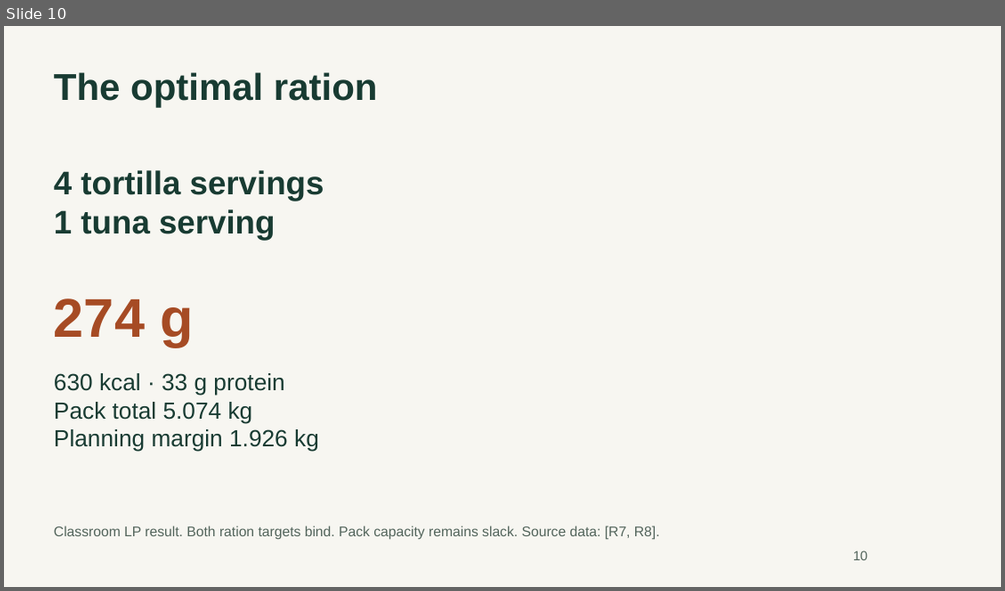
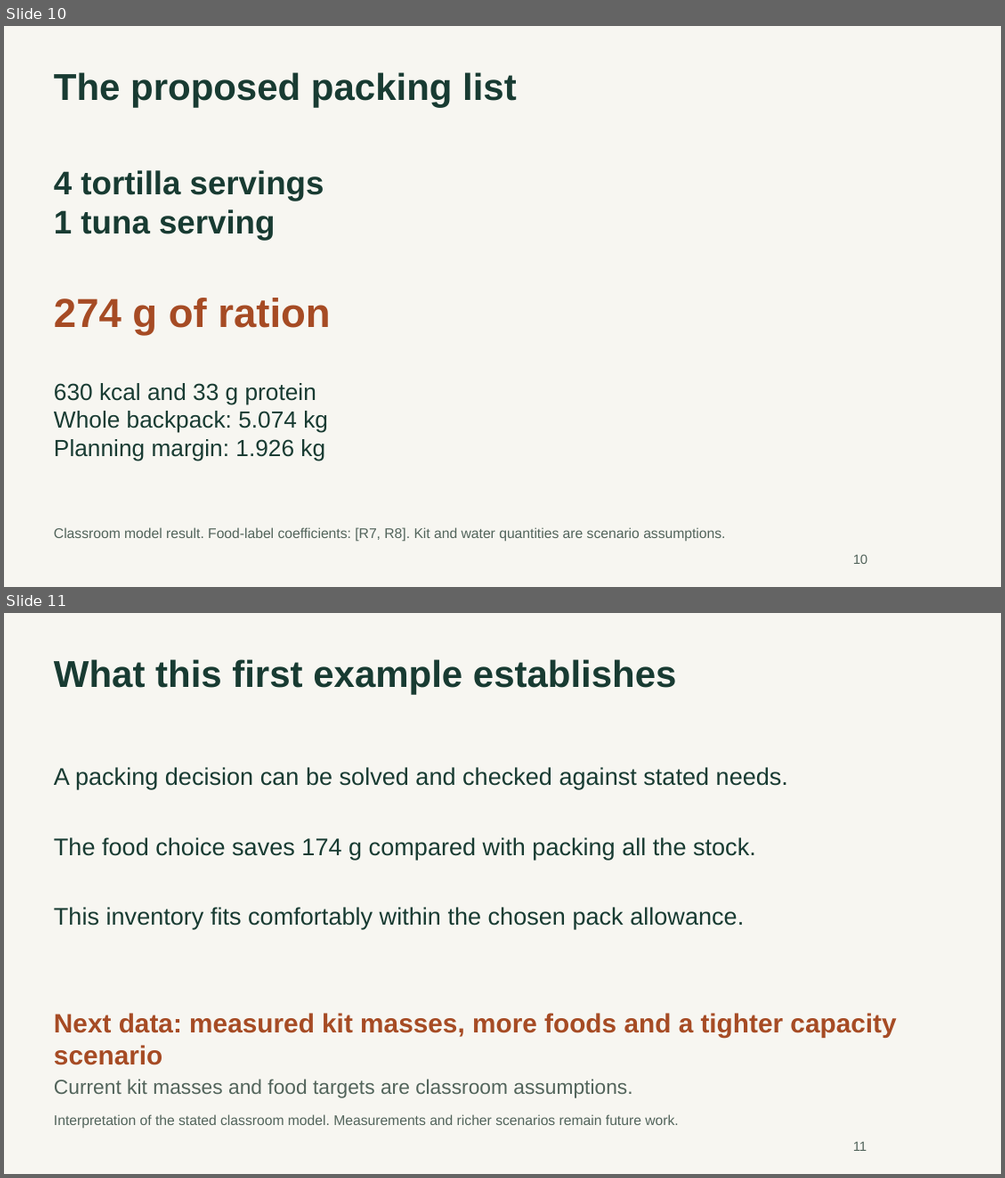
Before and after one commit to mavroul1s/TrailBalance, a slide deck: presentations/milestone-01/TrailBalance-Milestone-01.pptx. Shown one above the other, each under a label of ours: slide 10 before the commit, slides 10 and 11 after it. The pictures are 1005x591 and 1005x1178 pixels, drawn with LibreOffice and Linux fonts; fonts in the diff are those of the drawing. Boxes give left, top, right and bottom in pixels: in the first picture for what was removed or moved away, otherwise in the second. Text is boxed around its words. In the diff, an @@ line names an element or a change of style, - is before the commit and + after.

```diff
--- a/presentations/milestone-01/TrailBalance-Milestone-01.pptx
+++ b/presentations/milestone-01/TrailBalance-Milestone-01.pptx
@@ slide 11 added at (x1=4, y1=613, x2=1001, y2=1174), background #F7F6F1 @@
@@ text added at (x1=54, y1=659, x2=677, y2=695), 36 pt, text #183B32, bold @@
+What this first example establishes
@@ text added at (x1=54, y1=767, x2=788, y2=789), 23.2 pt, text #183B32 @@
+A packing decision can be solved and checked against stated needs.
@@ text added at (x1=54, y1=837, x2=756, y2=860), 23.2 pt, text #183B32 @@
+The food choice saves 174 g compared with packing all the stock.
@@ text added at (x1=54, y1=907, x2=744, y2=929), 23.2 pt, text #183B32 @@
+This inventory fits comfortably within the chosen pack allowance.
@@ text added at (x1=54, y1=1013, x2=896, y2=1065), 25.5 pt, text #A64B24, bold @@
+Next data: measured kit masses, more foods and a tighter capacity scenario
@@ text added at (x1=54, y1=1078, x2=632, y2=1098), 19.5 pt, text #52645B @@
+Current kit masses and food targets are classroom assumptions.
@@ text added at (x1=54, y1=1114, x2=678, y2=1127), 13.5 pt, text #52645B @@
+Interpretation of the stated classroom model. Measurements and richer scenarios remain future work.
@@ text added at (x1=853, y1=1142, x2=866, y2=1151), 12.8 pt, text #52645B @@
+11
@@ slide 10 changed as well @@
@@ text at (x1=54, y1=72, x2=517, y2=108): text changed @@
-The optimal ration
+The proposed packing list
@@ text at (x1=54, y1=297, x2=330, y2=335): text changed; size 52.5 to 39 pt @@
-274 g
+274 g of ration
@@ text at (x1=54, y1=383, x2=328, y2=460): text changed @@
-630 kcal · 33 g protein
-Pack total 5.074 kg
-Planning margin 1.926 kg
+630 kcal and 33 g protein
+Whole backpack: 5.074 kg
+Planning margin: 1.926 kg
@@ text at (x1=54, y1=527, x2=725, y2=541): text changed @@
-Classroom LP result. Both ration targets bind. Pack capacity remains slack. Source data: [R7, R8].
+Classroom model result. Food-label coefficients: [R7, R8]. Kit and water quantities are scenario assumptions.
@@ text "10" moved from (x1=853, y1=550, x2=868, y2=560) to (x1=853, y1=554, x2=868, y2=564) @@
```
Also in this commit, not shown: 9 other slides changed, 9 other slides added, 8 slides removed, 8 other files.
